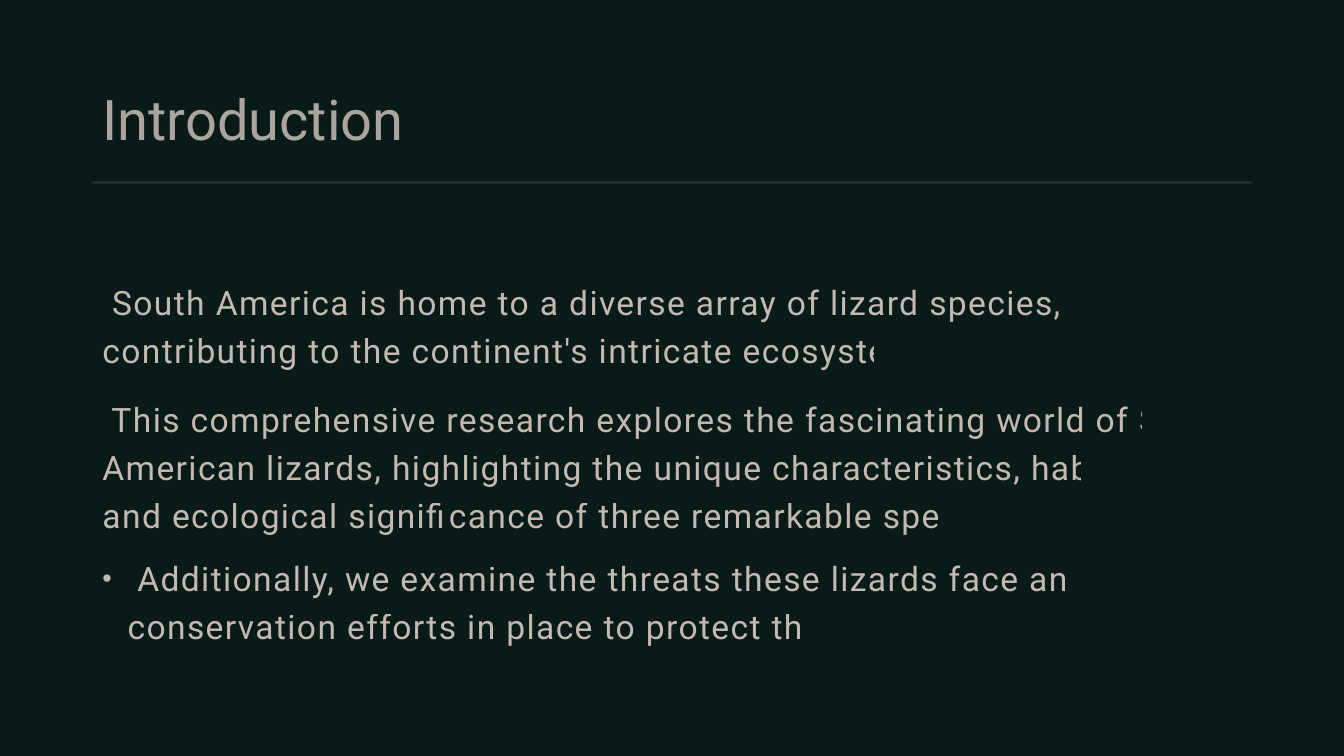
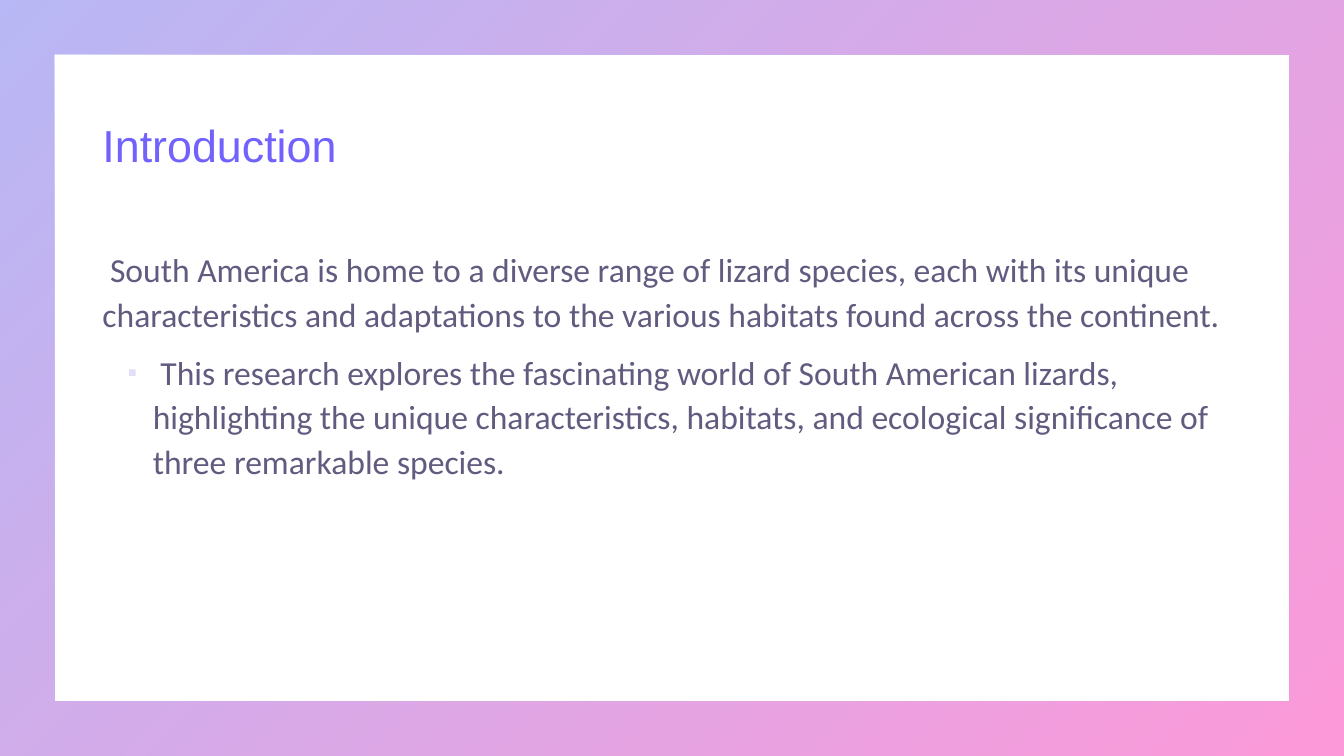
Before and after one commit to umarrasool15/Research2SlidesWebApp, a slide deck: slide 2 of src/main/resources/content/output/A Survey of South American Lizards Biodiversity and Ecological.pptx. Drawn at 1344x756 pixels with LibreOffice and Linux fonts; fonts in the diff are those of the drawing. Boxes give left, top, right and bottom in pixels: in the first picture for what was removed or moved away, otherwise in the second. Text is boxed around its words. In the diff, an @@ line names an element or a change of style, - is before the commit and + after.

```diff
--- a/src/main/resources/content/output/A Survey of South American Lizards Biodiversity and Ecological.pptx
+++ b/src/main/resources/content/output/A Survey of South American Lizards Biodiversity and Ecological.pptx
@@ background #081B19 to #FFFFFF @@
@@ frame added at (0,0,1344,756), fill gradient #4D4EE6 to #F900A0 @@
@@ title "Introduction" at (102,129,336,163): size 40 to 32 pt, font Roboto to Arial, text colour #E2D4CA at 75% opacity to gradient #7162FE to #F900A0; line spacing 1 to 0.9 @@
@@ line removed from (93, 182) to (1252, 182) @@
@@ text at (102,259,1219,480): text changed; font Roboto to Calibri; text colour #E2D4CA at 85% opacity to #201449 at 70% opacity @@
-• South America is home to a diverse array of lizard species, each contributing to the continent's intricate ecosystems.
-  This comprehensive research explores the fascinating world of South American lizards, highlighting the unique characteristics, habitats, and ecological significance of three remarkable species.
-  Additionally, we examine the threats these lizards face and the conservation efforts in place to protect them.
+▪ South America is home to a diverse range of lizard species, each with its unique characteristics and adaptations to the various habitats found across the continent.
+  This research explores the fascinating world of South American lizards, highlighting the unique characteristics, habitats, and ecological significance of three remarkable species.
```
Also in this commit, not shown: 2 other slides changed, 6 slides added, 6 slides removed, 8 other files.
